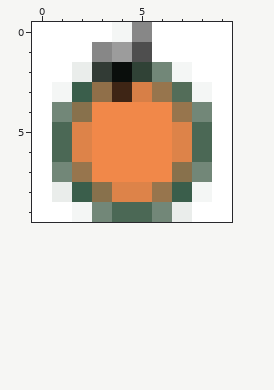
Two versions of one pixel-art sprite, public/images/food.png. The picture above is the old version.
The file is 10x10 pixels. Colours within 5 levels of each other are drawn and written as one.
New version:
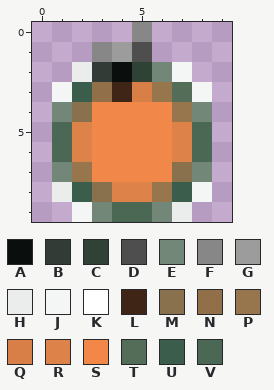
Palette (. is transparent): A #0a0e0c  B #323b35  C #304236  D #4e4e4e  E #728778  F #878787  G #9c9c9c  H #eaedeb  J #f4f6f5  K #ffffff  L #3e2515  M #88714c  N #906f49  P #97754d  Q #d77f47  R #dd8349  S #f18849  T #536d59  U #3a5e4b  V #4b6855
From the commit log: make food transparent
Change:
{"y":0,"x":0,"old":"KKKKJ","new":"....."}
{"y":0,"x":6,"old":"KKKK","new":"...."}
{"y":1,"x":0,"old":"KKK","new":"..."}
{"y":1,"x":6,"old":"KKKK","new":"...."}
{"y":2,"x":0,"old":"KK","new":".."}
{"y":2,"x":8,"old":"KK","new":".."}
{"y":3,"x":0,"old":"K","new":"."}
{"y":3,"x":9,"old":"K","new":"."}
{"y":4,"x":0,"old":"K","new":"."}
{"y":4,"x":9,"old":"K","new":"."}
{"y":5,"x":0,"old":"K","new":"."}
{"y":5,"x":9,"old":"K","new":"."}
{"y":6,"x":0,"old":"K","new":"."}
{"y":6,"x":9,"old":"K","new":"."}
{"y":7,"x":0,"old":"K","new":"."}
{"y":7,"x":9,"old":"K","new":"."}
{"y":8,"x":0,"old":"K","new":"."}
{"y":8,"x":9,"old":"K","new":"."}
{"y":9,"x":0,"old":"KK","new":".."}
{"y":9,"x":8,"old":"KK","new":".."}
